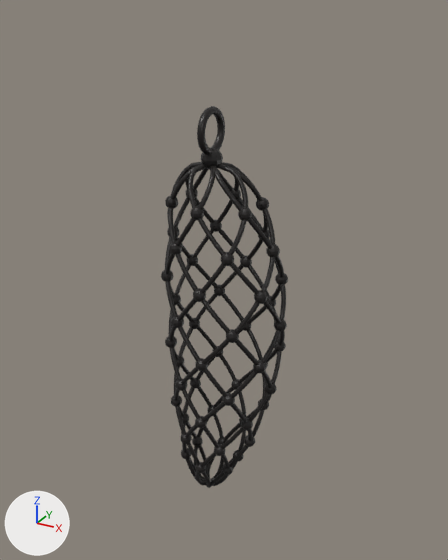
Renders of the glTF model blender/testseiten/heunetz-leer.glb from each side of a commit.
Before and after are seen from a 50 mm camera at (71.5, -124.1, 128.8) aimed at (0.9, 4.2, 64.7). Lighting does not change. The marker at lower left points along +X, +Y and +Z. The picture after the commit comes second. Where no turn or scale is listed for an object, it has been applied to the vertices.

Before the edit, the objects in view are built like this:
```python
me_knoten_leer_002 = bpy.data.meshes.new('knoten_leer.002')
me_knoten_leer_002.from_pydata(...)  # 3348 vertices, 6480 faces; spans x -14.1..22.1, y -14.7..14.7, z 10.5..95.6
me_knoten_leer_002.materials.append(mat_netz)  # black #161210
me_netz_leer_002 = bpy.data.meshes.new('netz_leer.002')
me_netz_leer_002.from_pydata(...)  # 8640 vertices, 17232 faces; spans x -13.2..21.1, y -13.6..13.6, z -0.6..104.6
me_netz_leer_002.materials.append(mat_netz)  # black #161210
me_oese_leer = bpy.data.meshes.new('oese_leer')
me_oese_leer.from_pydata(...)  # a UV sphere (12 segments, 8 rings, poles along z) spanning x -2.58..2.58, y -2.58..2.58, z 94.21..99.36
me_oese_leer.materials.append(mat_netz)  # black #161210
me_schlaufe_leer_001 = bpy.data.meshes.new('schlaufe_leer.001')
me_schlaufe_leer_001.from_pydata(...)  # a torus around x (ring radius 4.6, tube radius 0.92) spanning x -0.92..0.92, y -5.52..5.52, z 97.52..108.56
me_schlaufe_leer_001.materials.append(mat_netz)  # black #161210
ob_knoten_leer = bpy.data.objects.new('knoten_leer', me_knoten_leer_002)
ob_knoten_leer.location = (0.0, 0.0, 0.0)
ob_knoten_leer.scale = (0.92, 0.92, 0.92)
ob_netz_leer = bpy.data.objects.new('netz_leer', me_netz_leer_002)
ob_netz_leer.location = (0.0, 0.0, 0.0)
ob_netz_leer.scale = (0.92, 0.92, 0.92)
ob_oese_leer = bpy.data.objects.new('oese_leer', me_oese_leer)
ob_oese_leer.location = (0.0, 0.0, 0.0)
ob_schlaufe_leer = bpy.data.objects.new('schlaufe_leer', me_schlaufe_leer_001)
ob_schlaufe_leer.location = (0.0, 0.0, 0.0)
```
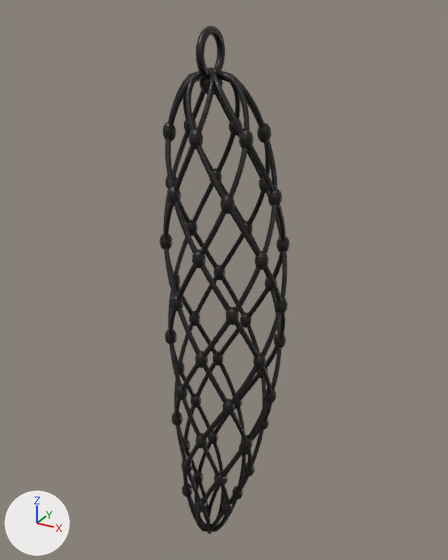
Edits to the bpy script that builds the scene:
```text
Change ob_knoten_leer:
    ob_knoten_leer.location: (0.0, 0.0, 0.0) -> (0.0, 0.0, -18.0)
    ob_knoten_leer.scale: (0.92, 0.92, 0.92) -> (0.92, 0.92, 1.29)
Change ob_netz_leer:
    ob_netz_leer.location: (0.0, 0.0, 0.0) -> (0.0, 0.0, -18.0)
    ob_netz_leer.scale: (0.92, 0.92, 0.92) -> (0.92, 0.92, 1.29)
Change ob_oese_leer:
    ob_oese_leer.location: (0.0, 0.0, 0.0) -> (0.0, 0.0, 16.7)
Change ob_schlaufe_leer:
    ob_schlaufe_leer.location: (0.0, 0.0, 0.0) -> (0.0, 0.0, 16.7)
```

Location of each change, (x1, y1, x2, y2) in pixels of the pictures (448 x 560 px):
'netz_leer', moved, rescaled (43% taller): before (165, 162, 286, 488); after (163, 67, 287, 534)
'knoten_leer', moved, rescaled (37% taller): before (161, 188, 288, 475); after (160, 119, 290, 513)
'schlaufe_leer', moved: before (197, 106, 225, 155); after (196, 26, 225, 78)
'oese_leer', moved: before (201, 147, 223, 170); after (199, 75, 223, 95)
